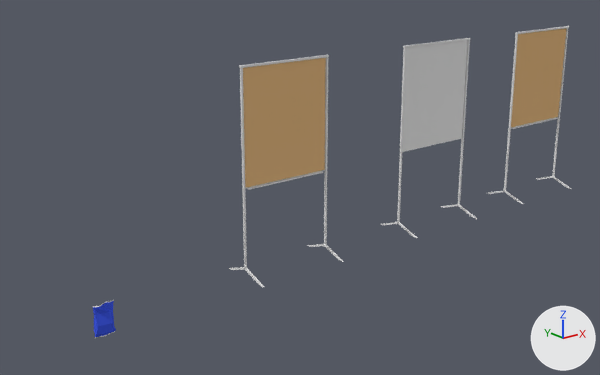
Renders of the Blender file blender/chips.blend from each side of a commit.
Rendered twice from a 50 mm lens placed at (-19.2, -42.8, 22.5), pointed at (16.8, 2.2, 4.4). The axes (+X, +Y, +Z) are drawn at lower right. The lights are the same throughout.
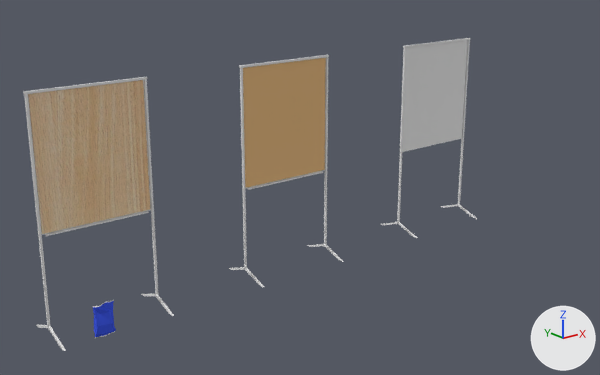
Pixel boxes (x1, y1, x2, y2) of what changed, in the pictures (600 x 375 px):
'Cube.019', surface changed, reshaped, moved: before (515, 26, 569, 34); after (23, 77, 174, 351)
'Cube.018', deleted: before (511, 28, 566, 127)
'Cube.021', deleted: before (504, 34, 518, 192)
'Cube.020', deleted: before (552, 28, 568, 176)
'Cube.011', deleted: before (511, 118, 558, 129)
'Cube.014', deleted: before (505, 191, 523, 204)
'Cube.013', deleted: before (552, 176, 572, 189)
'Cube.016', deleted: before (488, 190, 504, 194)
'Cube.012', deleted: before (536, 176, 553, 180)
'Cube.017', deleted: before (511, 28, 564, 128)
part 1 of me_cube_028, added: after (24, 94, 51, 327)
part 2 of me_cube_028, added: after (144, 79, 159, 295)
part 3 of me_cube_028, added (brown): after (28, 80, 150, 234)
part 4 of me_cube_028, added: after (28, 80, 151, 235)
part 5 of me_cube_028, added: after (45, 211, 149, 236)
part 6 of me_cube_028, added: after (36, 294, 174, 351)

The change in detail:
Picture 'wood.jpg' (img_wood_jpg) is new.
In material 'Material.005' (mat_material_005), base_color is no longer (0.8, 0.499, 0.227), beige #e7bb83.
In material 'Material.005' (mat_material_005), texture is now set to img_wood_jpg.
In material 'Material.005' (mat_material_005), roughness goes from 0.5 to 1.0.
me_cube_028 is used by ob_cube_019; location (41.39, 0.0, 14.16); rotation (0.0, 1.571, 0.0), in degrees (0, 90, 0); scale (0.0685, 0.0799, -3.62).
me_cube_028 had 8 vertices, 6 faces and spanned x -1.0..1.0, y -1.0..1.0, z -1.0..1.0.
me_cube_028 now has 80 vertices, 60 faces and spans x -1.0..208.31, y -25.75..24.33, z -1.0..1.0.
me_cube_028 part 1: a new loose piece, a box spanning x 0.16..199.1, y -0.86..0.86, z 0.95..0.99, in mat_material_006 (its picture is missing).
me_cube_028 part 2: a new loose piece, a box spanning x 0.16..199.12, y -0.86..0.86, z -0.99..-0.95, in mat_material_006 (its picture is missing).
me_cube_028 part 3: a new loose piece, a box spanning x 1.47..116.12, y -0.02..1.04, z -0.93..0.93, in mat_material_005 (picture img_wood_jpg).
me_cube_028 part 4: a new loose piece, a box spanning x 0.48..117.2, y 0.75..0.86, z -0.96..0.96, in mat_material_006 (its picture is missing).
me_cube_028 part 5: a new loose piece, a box spanning x 117.05..118.19, y -1.39..1.39, z -0.88..0.88, in mat_material_006 (its picture is missing).
Part 6, on me_cube_028:
16 vertices are added at x 197.44..208.31, y -25.75..24.33, z -0.97..0.95.
16 new vertices lie (0.0, 0.0, 0.04) away from vertices in x 197.44..208.31, y -25.75..24.33, z -0.97..0.95.
24 new faces join them, mat_material_006 (its picture is missing).
me_cube_028 now uses material mat_material_005 (picture img_wood_jpg).
Object 'Cube.021' (ob_cube_021) is deleted.
Object 'Cube.020' (ob_cube_020) is deleted.
Object 'Cube.019' (ob_cube_019) moves from (41.39, 0.0, 14.16) to (0.13, 0.0, 14.16).
Object 'Cube.018' (ob_cube_018) is deleted.
Object 'Cube.017' (ob_cube_017) is deleted.
Object 'Cube.016' (ob_cube_016) is deleted.
Object 'Cube.014' (ob_cube_014) is deleted.
Object 'Cube.013' (ob_cube_013) is deleted.
Object 'Cube.012' (ob_cube_012) is deleted.
Object 'Cube.011' (ob_cube_011) is deleted.
